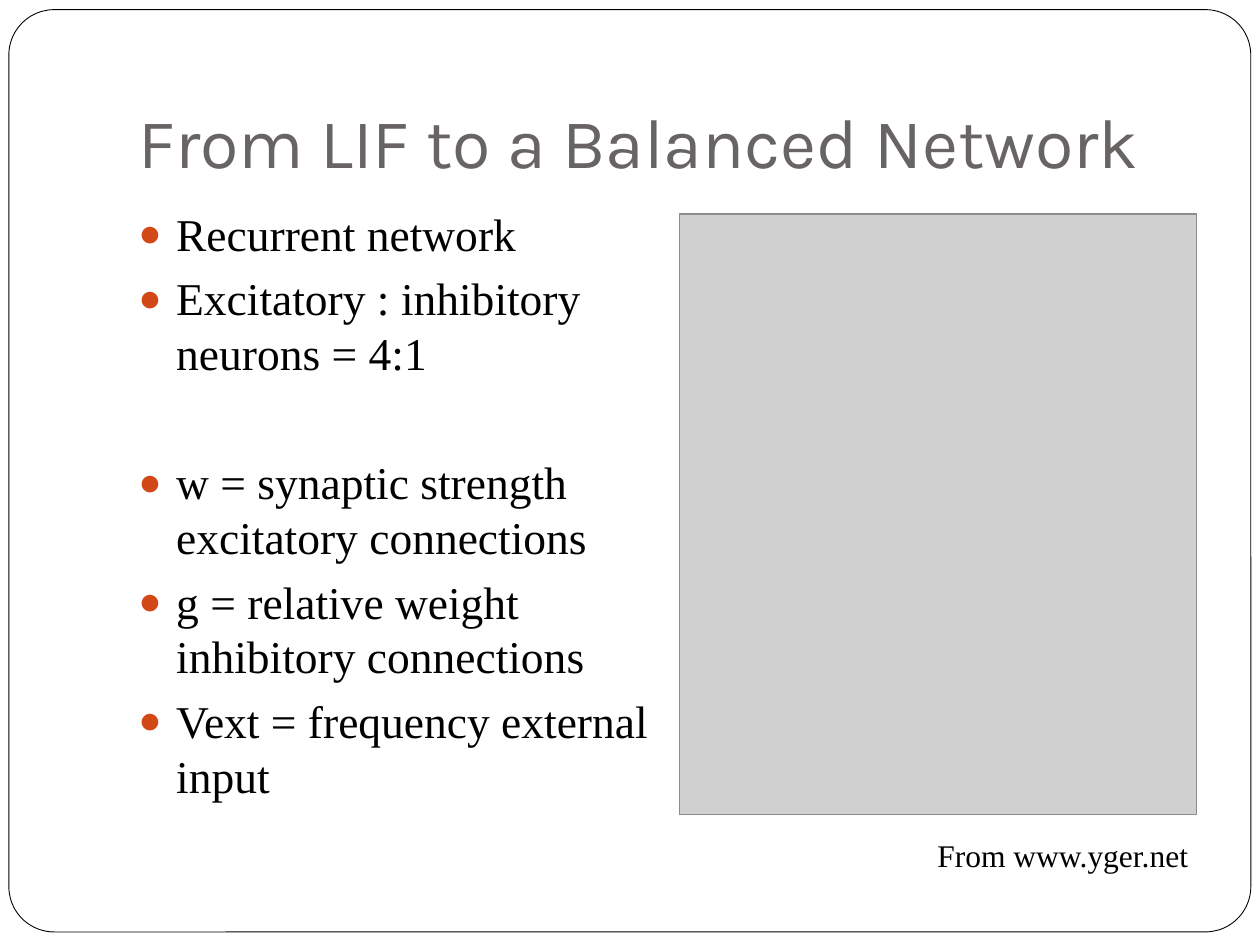
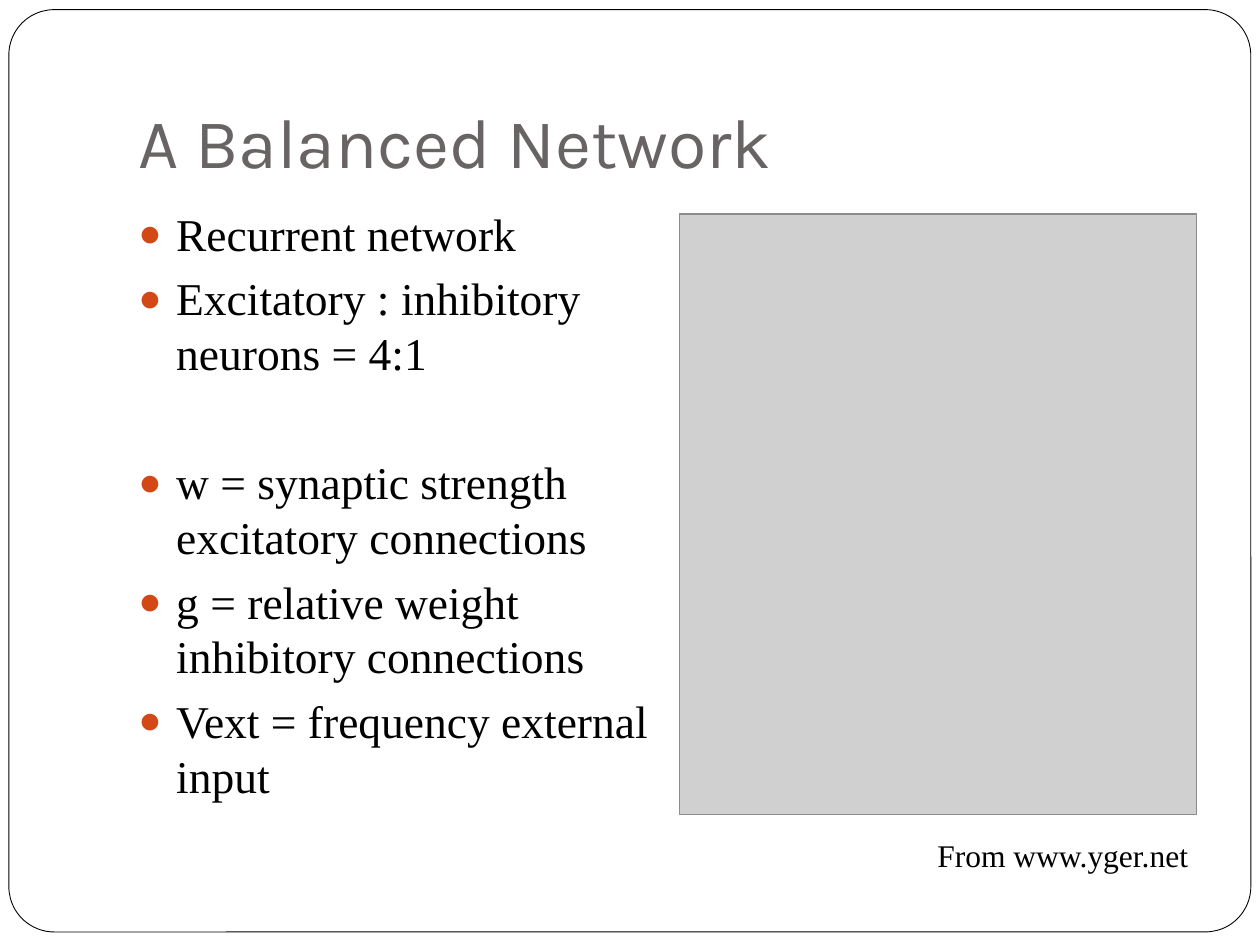
Before and after one commit to jiribrummer/Balanced_network, a slide deck: slide 30 of Final presentation bachelor thesis Jiri Brummer - dynamics of balanced network.pptx (slide 7 before the commit). Drawn at 1260x945 pixels with LibreOffice and Linux fonts; fonts in the diff are those of the drawing; grey boxes stand for pictures. Boxes give left, top, right and bottom in pixels: in the first picture for what was removed or moved away, otherwise in the second. Text is boxed around its words. In the diff, an @@ line names an element or a change of style, - is before the commit and + after.

```diff
--- a/Final presentation bachelor thesis Jiri Brummer - dynamics of balanced network.pptx
+++ b/Final presentation bachelor thesis Jiri Brummer - dynamics of balanced network.pptx
@@ title at [138, 120, 771, 169]: text changed @@
-From LIF to a Balanced Network
+A Balanced Network
```
Also in this commit, not shown: 15 other slides changed, 2 slides added, 11 other files.
